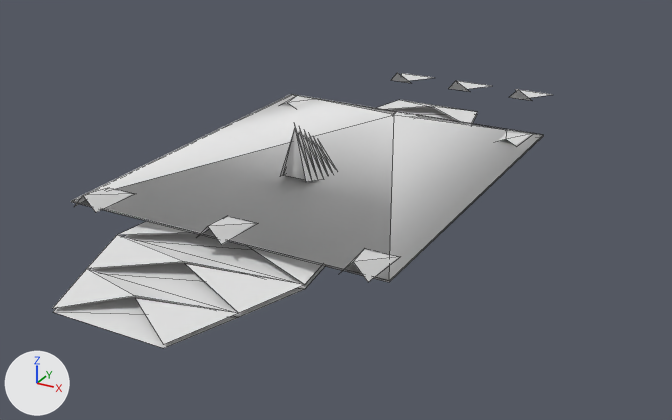
What one commit did to the OBJ model GameData/Meshes/Designs/solari/solari_interceptor_mk3_36.obj.
The view is the same before and after, from a 50 mm lens placed at (2.4, -4.27, 1.97), pointed at (0.03, 0.03, -0.18). Arrows for +X, +Y and +Z are at lower left; the lights stay in place. The older version comes first. Mesh edges are drawn as thin lines. Where no turn or scale is listed for an object, it has been applied to the vertices. Vertices at exactly the same position are counted once.

The scene before the commit, as lines of its bpy script (objects in view):
```python
me_solari_interceptor_mk3_36 = bpy.data.meshes.new('solari_interceptor_mk3_36')
me_solari_interceptor_mk3_36.from_pydata(...)  # 161 vertices, 113 faces; spans x -0.9..0.9, y -1.85..2.27, z 0.0..0.45
ob_solari_interceptor_mk3_36 = bpy.data.objects.new('solari_interceptor_mk3_36', me_solari_interceptor_mk3_36)
ob_solari_interceptor_mk3_36.location = (0.0, 0.0, 0.0)
```
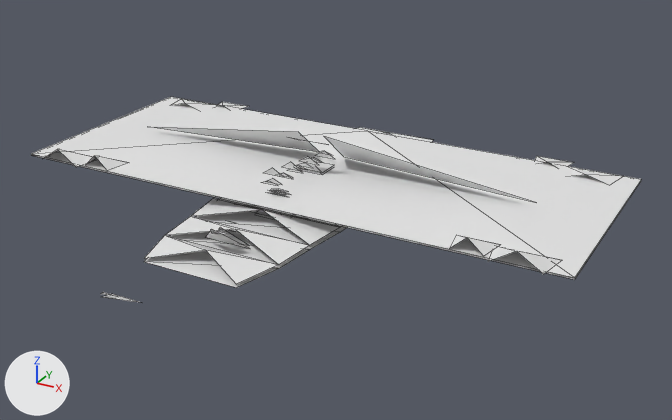
Where the change shows, as pixel boxes [x1, y1, x2, y2] in the pictures (672 x 420 px; the box of a moved part takes in the faces that stretch with it):
'solari_interceptor_mk3_36', reshaped (22% wider, 25% shorter)
    before: [53, 73, 553, 348]
    after: [31, 97, 641, 302]
part 1 of me_solari_interceptor_mk3_36, moved or reshaped
    before: [282, 95, 319, 107]
    after: [174, 99, 207, 109]
part 2 of me_solari_interceptor_mk3_36, moved or reshaped
    before: [499, 129, 535, 145]
    after: [571, 169, 619, 184]
part 3 of me_solari_interceptor_mk3_36, moved or reshaped
    before: [74, 188, 132, 212]
    after: [45, 149, 97, 167]
part 4 of me_solari_interceptor_mk3_36, moved or reshaped
    before: [339, 249, 398, 282]
    after: [488, 246, 560, 274]
part 5 of me_solari_interceptor_mk3_36, moved or reshaped
    before: [393, 111, 421, 118]
    after: [217, 102, 249, 109]
part 6 of me_solari_interceptor_mk3_36, moved or reshaped
    before: [199, 217, 255, 245]
    after: [535, 156, 574, 167]
part 7 of me_solari_interceptor_mk3_36, added
    after: [87, 156, 127, 171]
part 8 of me_solari_interceptor_mk3_36, added
    after: [449, 235, 499, 256]
part 9 of me_solari_interceptor_mk3_36, rebuilt (32% narrower, 36% shorter)
    before: [53, 100, 477, 344]
    after: [145, 127, 433, 284]
part 10 of me_solari_interceptor_mk3_36, rebuilt
    before: [53, 106, 477, 348]
    after: [144, 199, 347, 288]
part 11 of me_solari_interceptor_mk3_36, rebuilt (29% wider)
    before: [71, 94, 543, 282]
    after: [31, 97, 641, 278]
part 12 of me_solari_interceptor_mk3_36, deleted
    before: [391, 73, 553, 101]
part 13 of me_solari_interceptor_mk3_36, reshaped
    before: [280, 126, 336, 182]
    after: [32, 127, 641, 302]

The edits, one by one:
me_solari_interceptor_mk3_36 is used by ob_solari_interceptor_mk3_36; location (0.0, 0.0, 0.0).
me_solari_interceptor_mk3_36 had 161 vertices, 113 faces and spanned x -0.9..0.9, y -1.85..2.27, z 0.0..0.45.
me_solari_interceptor_mk3_36 now has 373 vertices, 176 faces and spans x -1.59..1.59, y -1.86..0.89, z 0.0..0.34.
me_solari_interceptor_mk3_36 part 1: the loose piece of 5 vertices spanning x -0.85..-0.67, y 0.8..1.08, z 0.1..0.13 is scaled about its middle by (1.76, 0.6, 1.04), then moved by (-0.58, -0.41, 0.0).
me_solari_interceptor_mk3_36 part 2: the loose piece of 5 vertices spanning x 0.67..0.85, y 0.8..1.08, z 0.1..0.13 is scaled about its middle by (1.76, 0.6, 1.04), then moved by (0.58, -0.41, 0.0).
me_solari_interceptor_mk3_36 part 3: the loose piece of 5 vertices spanning x -0.85..-0.67, y -1.14..-0.85, z 0.1..0.18 is scaled about its middle by (1.76, 0.6, 1.04), then moved by (-0.58, 0.36, 0.01).
me_solari_interceptor_mk3_36 part 4: the loose piece of 5 vertices spanning x 0.67..0.85, y -1.14..-0.85, z 0.1..0.18 is scaled about its middle by (1.76, 0.6, 1.04), then moved by (0.58, 0.36, 0.01).
me_solari_interceptor_mk3_36 part 5: the loose piece of 5 vertices spanning x -0.09..0.09, y 0.8..1.08, z 0.1..0.13 is scaled about its middle by (1.18, 0.533, 0.918), then moved by (-1.09, -0.33, 0.01).
me_solari_interceptor_mk3_36 part 6: the loose piece of 5 vertices spanning x -0.09..0.09, y -1.14..-0.85, z 0.1..0.18 is scaled about its middle by (1.18, 0.533, 0.402), then moved by (1.09, 1.6, -0.02).
me_solari_interceptor_mk3_36 part 7: the loose piece of 5 vertices spanning x -0.85..-0.67, y -1.14..-0.85, z 0.1..0.18 is copied, and the copy is scaled about its middle by (1.18, 0.533, 0.937), then moved by (-0.34, 0.39, 0.0); it spans x -1.2..-0.98, y -0.68..-0.53, z 0.11..0.18.
me_solari_interceptor_mk3_36 part 8: the loose piece of 5 vertices spanning x 0.67..0.85, y -1.14..-0.85, z 0.1..0.18 is copied, and the copy is scaled about its middle by (1.18, 0.533, 0.937), then moved by (0.34, 0.39, 0.0); it spans x 0.98..1.2, y -0.68..-0.53, z 0.11..0.18.
me_solari_interceptor_mk3_36 part 9: the loose piece of 42 vertices spanning x -0.53..0.53, y -1.85..1.56, z 0.02..0.09 is rebuilt with 29 vertices and now spans x -0.4..0.4, y -1.3..0.89, z 0.02..0.09.
me_solari_interceptor_mk3_36 part 10: the loose piece of 22 vertices spanning x -0.53..0.53, y -1.85..1.56, z 0.0 is rebuilt with 20 vertices and now spans x -0.4..0.4, y -1.3..0.89, z 0.0.
me_solari_interceptor_mk3_36 part 11: the loose piece of 9 vertices spanning x -0.9..0.9, y -1.08..1.08, z 0.09..0.15 is rebuilt with 5 vertices and now spans x -1.59..1.59, y -0.68..0.61, z 0.1..0.16.
me_solari_interceptor_mk3_36 part 12: 7 loose pieces with 32 vertices, spanning x -0.61..0.61, y -0.38..2.27, z 0.0..0.12, are deleted.
me_solari_interceptor_mk3_36 part 13: 26 vertices removed from x -0.13..0.13, y -0.38..-0.1, z 0.08..0.45; 279 vertices added at x -1.59..1.59, y -1.86..0.61, z 0.0..0.34.
